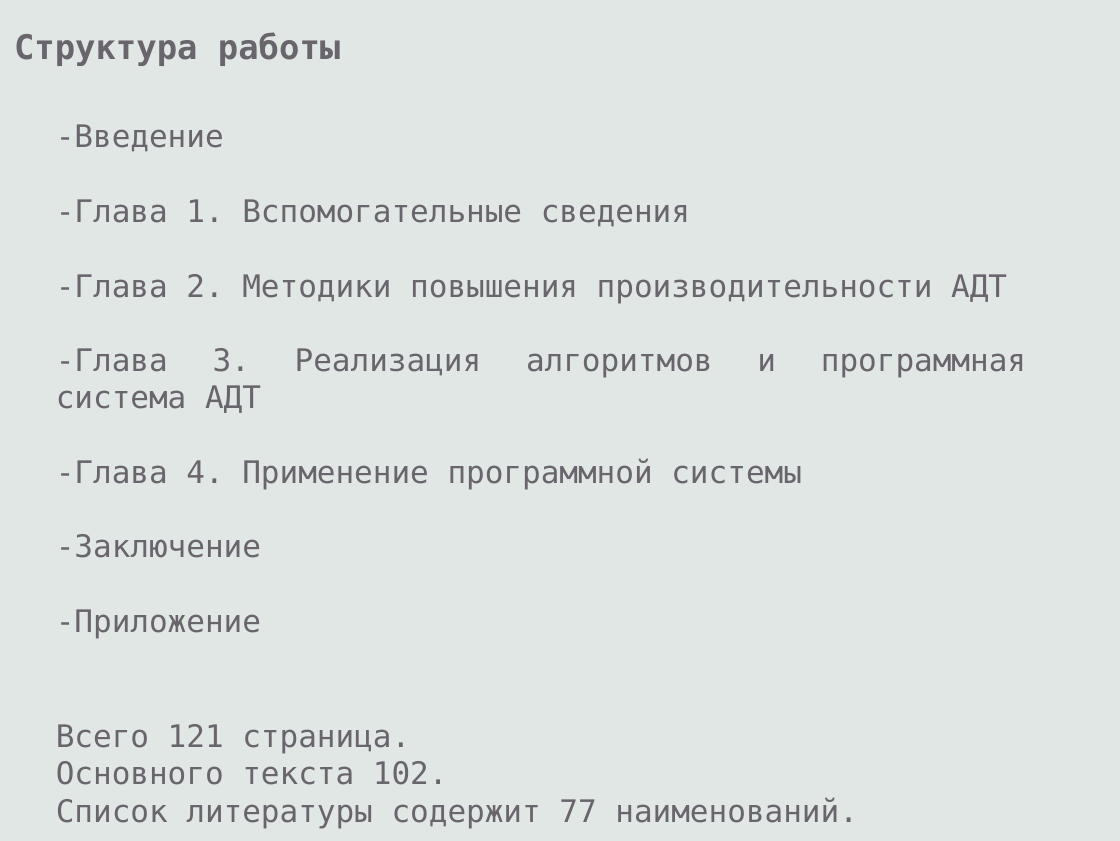
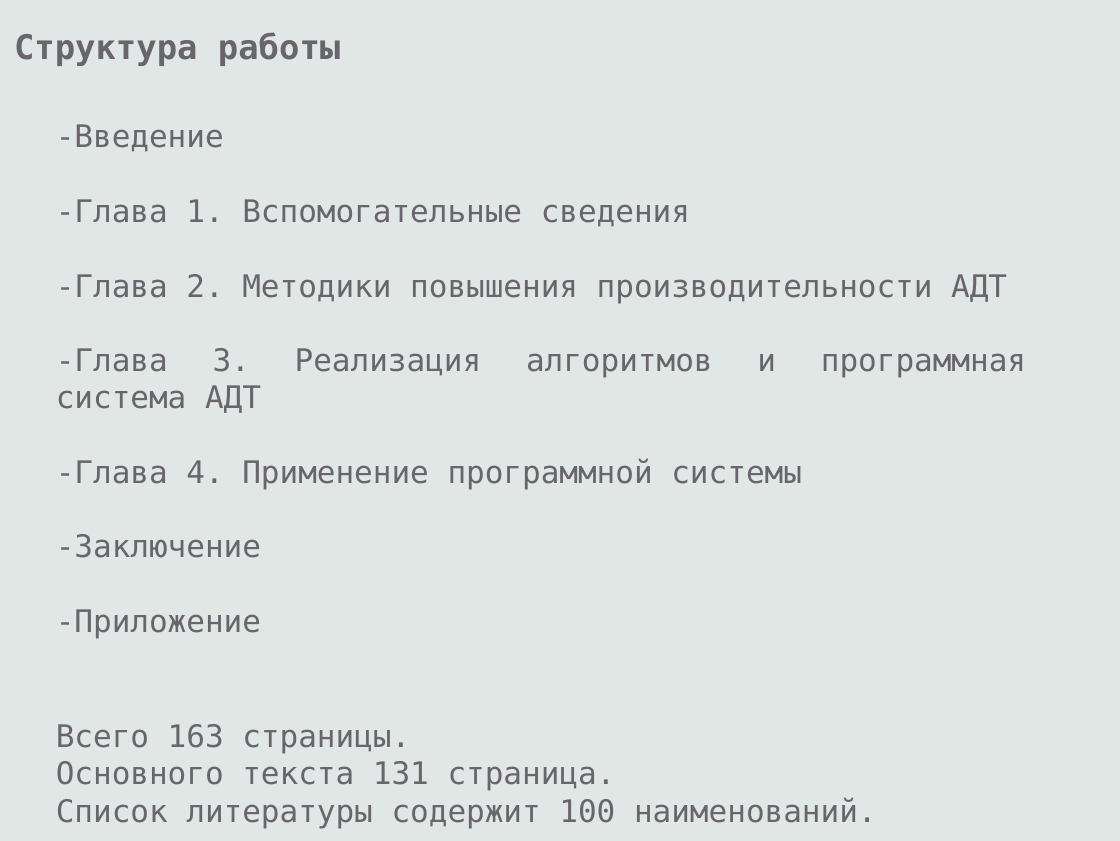
Before and after one commit to eugeneai/prisnif, a slide deck: slide 20 of brick/pres/pacman.odp. Drawn at 1120x841 pixels with LibreOffice and Linux fonts; fonts in the diff are those of the drawing. Boxes give left, top, right and bottom in pixels: in the first picture for what was removed or moved away, otherwise in the second. Text is boxed around its words. In the diff, an @@ line names an element or a change of style, - is before the commit and + after.

```diff
--- a/brick/pres/pacman.odp
+++ b/brick/pres/pacman.odp
@@ text at [56, 724, 877, 828]: text changed @@
-Всего 121 страница.
-Основного текста 102.
-Список литературы содержит 77 наименований.
+Всего 163 страницы.
+Основного текста 131 страница.
+Список литературы содержит 100 наименований.
```
Also in this commit, not shown: 8 other slides changed, 2 other files.
